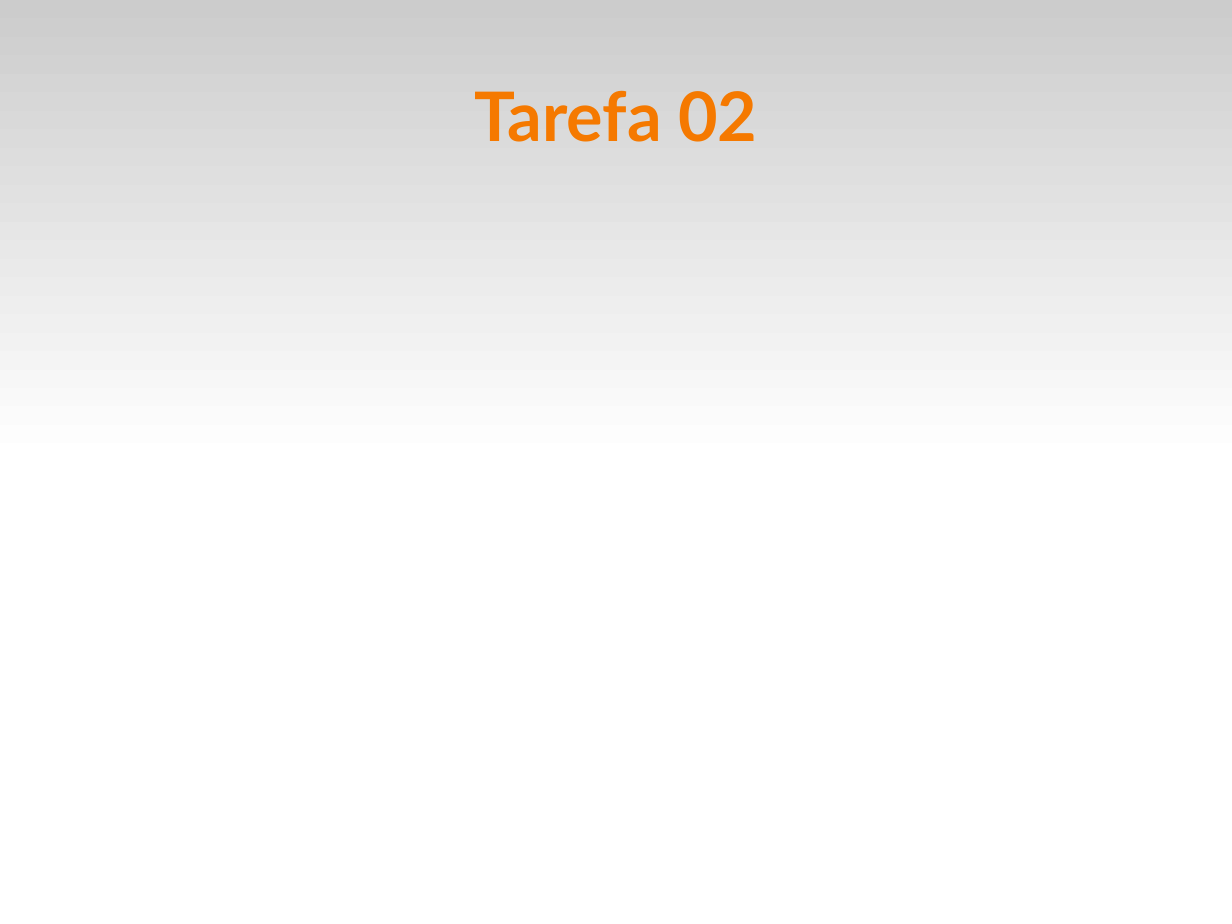
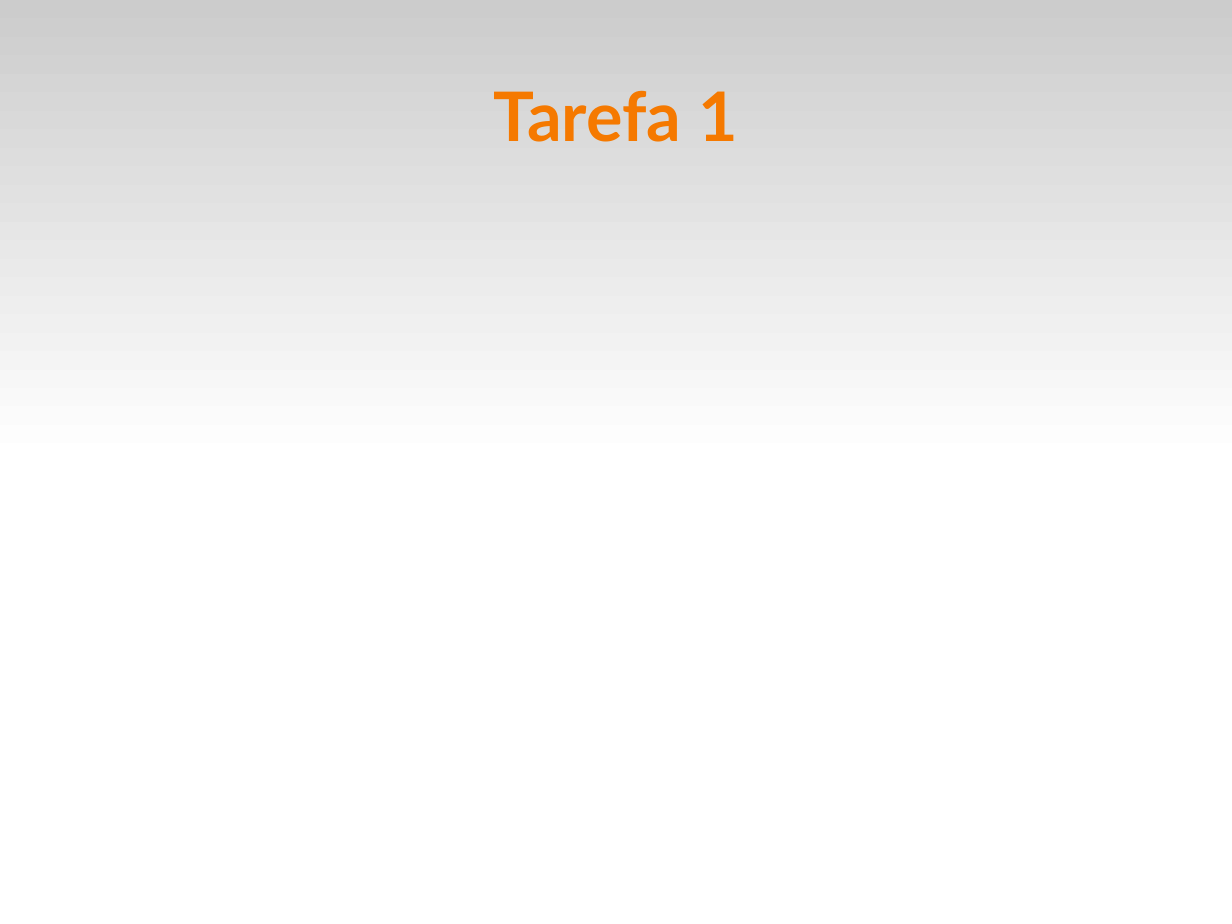
Before and after one commit to fsantanna-uerj/EDL, a slide deck: slide 17 of slides/edl-01.odp (slide 19 before the commit). Drawn at 1232x924 pixels with LibreOffice and Linux fonts; fonts in the diff are those of the drawing. Boxes give left, top, right and bottom in pixels: in the first picture for what was removed or moved away, otherwise in the second. Text is boxed around its words. In the diff, an @@ line names an element or a change of style, - is before the commit and + after.

```diff
--- a/slides/edl-01.odp
+++ b/slides/edl-01.odp
@@ title at (494,90,738,142): text changed @@
-Tarefa 02
+Tarefa 1
```
Also in this commit, not shown: 1 slide added, 1 slide removed, 4 other files.
